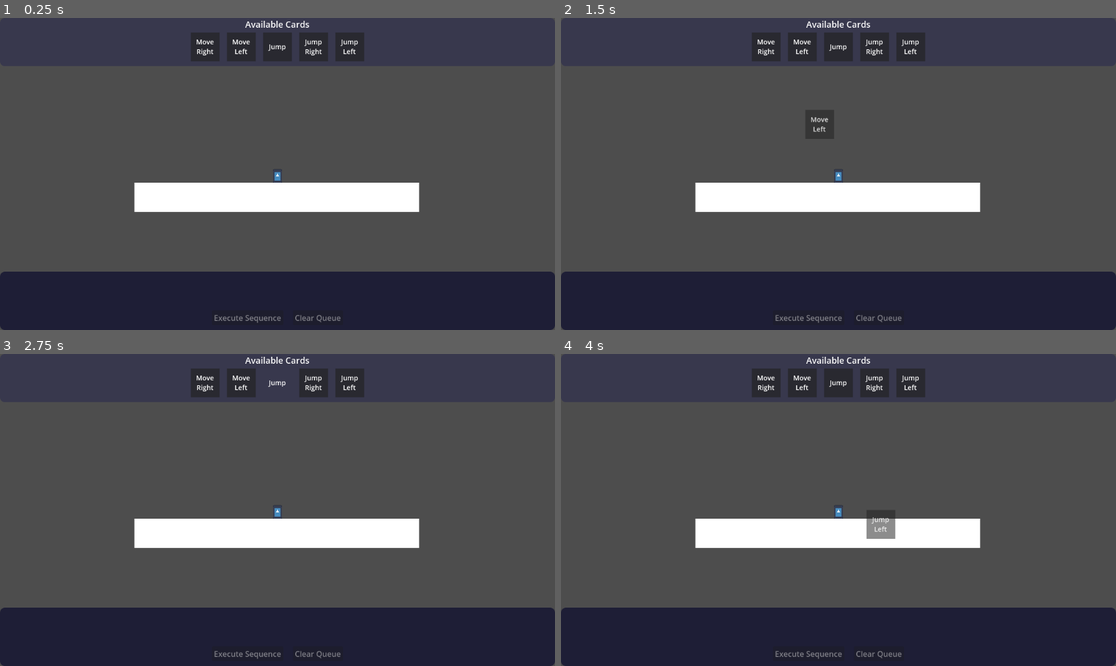
Above: before the commit, frames 1-4 (two rows, left to right).
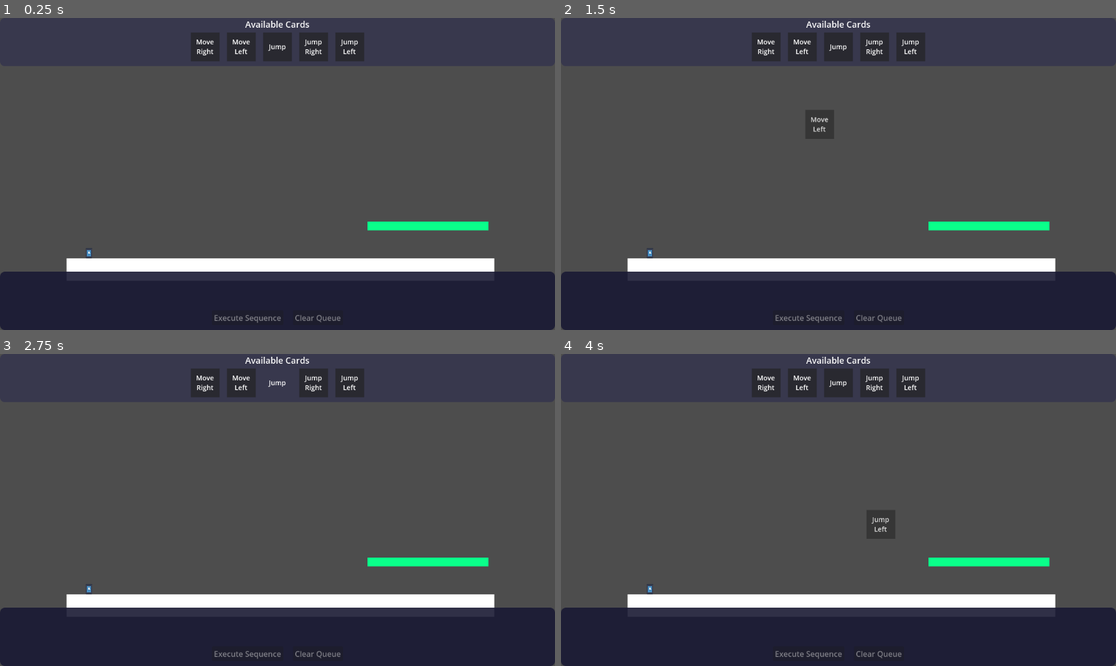
Above: after the commit, the same moments.

Repository: Yuanryan/Rune-Lengend
Game: Godot game, scene res://Scenes/main.tscn
Same seed, same stepped clock (60 frames per second), same inputs: the game is played once before the commit and once after it. The engine's default icon, where the game draws it, is replaced by a stand-in: a white triangle on a blue panel in a dark square.
Inputs (mouse positions are in pixels of both pictures, inside the frame that each line leads up to):
- Up to frame 1 (0.25 s): no input
- Up to frame 2 (1.5 s): tap Enter at 0.5 s; drag from (766, 46) to (894, 105) at 0.52 s; drag from (799, 46) to (810, 236) at 1.27 s
- Up to frame 3 (2.75 s): move the mouse to (277, 382) at 2.02 s; click (277, 382) at 2.17 s
- Up to frame 4 (4 s): tap Space at 2.75 s; drag from (877, 382) to (672, 463) at 2.77 s; drag from (910, 382) to (866, 510) at 3.52 s

The runs differ from the first frame. In frame 1, 8.8% of the frame differs, in the area x 11-90%, y 48-82%; in frame 2, 8.8%; in frame 3, 8.8%; in frame 4, 8.8%.

Commit message:
Created level editing tools

Diff:
--- /dev/null
+++ b/Scenes/LevelEdit/land.tscn
@@ -0,0 +1,10 @@
+[gd_scene load_steps=2 format=3 uid="uid://bn81qjmigxgbl"]
+
+[ext_resource type="Script" uid="uid://bspbmogf57u3v" path="res://Scripts/Level/land_tool.gd" id="1_s5vhh"]
+
+[node name="Land" type="StaticBody2D"]
+script = ExtResource("1_s5vhh")
+
+[node name="Polygon2D" type="Polygon2D" parent="."]
+position = Vector2(0, 128)
+polygon = PackedVector2Array(0, 256, 0, 384, 384, 384, 384, 256)
--- /dev/null
+++ b/Scenes/LevelEdit/land_edit_tool.tscn
@@ -0,0 +1,6 @@
+[gd_scene load_steps=2 format=3 uid="uid://cplrsetwf82ks"]
+
+[ext_resource type="Script" uid="uid://wjxwuo7j2ejx" path="res://Scripts/Level/land_edit_tool.gd" id="1_v7j65"]
+
+[node name="LandEditTool" type="Node2D"]
+script = ExtResource("1_v7j65")
--- a/Scenes/Levels/level_1.tscn
+++ b/Scenes/Levels/level_1.tscn
@@ -1,18 +1,41 @@
-[gd_scene load_steps=2 format=3 uid="uid://dqtphadkel0dl"]
+[gd_scene load_steps=4 format=3 uid="uid://dqtphadkel0dl"]
 
-[sub_resource type="RectangleShape2D" id="RectangleShape2D_seteq"]
-size = Vector2(588, 59)
+[ext_resource type="Script" uid="uid://bfeqcf2b658ki" path="res://Scripts/Level/level.gd" id="1_0x8k9"]
+[ext_resource type="PackedScene" uid="uid://cplrsetwf82ks" path="res://Scenes/LevelEdit/land_edit_tool.tscn" id="2_3mqfk"]
+[ext_resource type="PackedScene" uid="uid://bn81qjmigxgbl" path="res://Scenes/LevelEdit/land.tscn" id="2_4dpyx"]
 
 [node name="Level1" type="Node2D"]
+script = ExtResource("1_0x8k9")
 
-[node name="StaticBody2D" type="StaticBody2D" parent="."]
-collision_mask = 3
+[node name="LandEditTool" parent="." instance=ExtResource("2_3mqfk")]
 
-[node name="CollisionShape2D" type="CollisionShape2D" parent="StaticBody2D"]
-shape = SubResource("RectangleShape2D_seteq")
+[node name="StartingPoint" type="Marker2D" parent="."]
+position = Vector2(-512, 352)
 
-[node name="ColorRect" type="ColorRect" parent="."]
-offset_left = -297.0
-offset_top = -31.0
-offset_right = 294.0
-offset_bottom = 30.0
+[node name="Land" parent="." instance=ExtResource("2_4dpyx")]
+
+[node name="Polygon2D" parent="Land" index="0"]
+polygon = PackedVector2Array(-576, 256, -576, 320, 640, 320, 640, 256)
+
+[node name="CollisionPolygon2D" type="CollisionPolygon2D" parent="Land"]
+position = Vector2(0, 128)
+polygon = PackedVector2Array(-576, 256, -576, 320, 640, 320, 640, 256)
+
+[node name="Land2" parent="." instance=ExtResource("2_4dpyx")]
+position = Vector2(0, 8)
+
+[node name="Polygon2D" parent="Land2" index="0"]
+position = Vector2(240, -72)
+color = Color(0.0392157, 1, 0.545098, 1)
+polygon = PackedVector2Array(40, 344, 40, 368, 384, 368, 384, 344)
+
+[node name="CollisionPolygon2D" type="CollisionPolygon2D" parent="Land2"]
+position = Vector2(240, -72)
+polygon = PackedVector2Array(40, 344, 40, 368, 384, 368, 384, 344)
+
+[node name="Camera2D" type="Camera2D" parent="."]
+position = Vector2(24, 144)
+zoom = Vector2(0.73, 0.73)
+
+[editable path="Land"]
+[editable path="Land2"]
--- a/Scenes/main.tscn
+++ b/Scenes/main.tscn
@@ -1,16 +1,7 @@
-[gd_scene load_steps=4 format=3 uid="uid://d055chr3oqj4h"]
+[gd_scene load_steps=2 format=3 uid="uid://d055chr3oqj4h"]
 
-[ext_resource type="PackedScene" uid="uid://dqtphadkel0dl" path="res://Scenes/Levels/level_1.tscn" id="1_0xm2m"]
-[ext_resource type="PackedScene" uid="uid://cviyl35yedewi" path="res://Scenes/player.tscn" id="1_ig7tw"]
-[ext_resource type="PackedScene" uid="uid://dmavjrcww2c2h" path="res://Scenes/ui.tscn" id="9_ynf5e"]
+[ext_resource type="PackedScene" uid="uid://dmavjrcww2c2h" path="res://Scenes/UI/ui.tscn" id="9_ynf5e"]
 
 [node name="Main" type="Node2D"]
 
-[node name="Player" parent="." instance=ExtResource("1_ig7tw")]
-
-[node name="Level1" parent="." instance=ExtResource("1_0xm2m")]
-position = Vector2(0, 49)
-
-[node name="Camera2D" type="Camera2D" parent="."]
-
 [node name="UI" parent="." instance=ExtResource("9_ynf5e")]
--- /dev/null
+++ b/Scripts/Level/land_edit_tool.gd
@@ -0,0 +1,85 @@
+# LandEditTool.gd
+# 地圖編輯工具，自動檢查所有 LandTool 並批量生成碰撞
+
+@tool
+extends Node
+class_name LandEditTool
+
+var land_tools: Array[LandTool] = []
+
+# 工具按鈕 - 生成所有碰撞
+@export_tool_button("Generate All Collisions", "CollisionPolygon2D") var generate_all_action = generate_all_collisions
+@export_tool_button("Clear All Collisions", "CollisionPolygon2D") var clear_all_action = clear_all_collisions
+
+func _ready() -> void:
+    if Engine.is_editor_hint():
+        land_tools = _find_all_land_tools()
+
+func _get_configuration_warnings() -> PackedStringArray:
+    var warnings: PackedStringArray = []
+
+    # 檢查場景中是否有 LandTool
+    land_tools = _find_all_land_tools()
+    if land_tools.is_empty():
+        warnings.append("場景中沒有找到 LandTool 節點")
+    return warnings
+
+func clear_all_collisions() -> void:
+    if not Engine.is_editor_hint():
+        return
+
+    for land_tool in land_tools:
+        if land_tool.collision_polygon_2d:
+            land_tool.collision_polygon_2d.queue_free()
+
+func _find_all_land_tools() -> Array[LandTool]:
+    # 尋找場景中所有的 LandTool 節點
+    land_tools.clear()
+    for child in owner.get_children():
+        if child is LandTool:
+            land_tools.append(child)
+    return land_tools
+
+func generate_all_collisions() -> void:
+    if not Engine.is_editor_hint():
+        return
+
+    land_tools = _find_all_land_tools()
+    if land_tools.is_empty():
+        push_error("沒有找到 LandTool 節點")
+        return
+
+    var success_count = 0
+    var error_count = 0
+
+    clear_all_collisions()
+    for land_tool in land_tools:
+        if is_instance_valid(land_tool):
+            # 調用每個 LandTool 的生成方法
+            land_tool.generate_collision_shape()
+            success_count += 1
+        else:
+            error_count += 1
+
+    print("批量生成完成：成功 ", success_count, " 個，失敗 ", error_count, " 個")
+
+# 檢查所有 LandTool 的狀態
+func check_all_land_tools() -> void:
+    if not Engine.is_editor_hint():
+        return
+
+    land_tools = _find_all_land_tools()
+    print("=== LandTool 狀態檢查 ===")
+    print("總共找到 ", land_tools.size(), " 個 LandTool 節點")
+
+    for i in range(land_tools.size()):
+        var land_tool = land_tools[i]
+        var polygon = land_tool._find_polygon2d()
+        var has_collision = land_tool.collision_polygon_2d != null
+
+        print("LandTool ", i + 1, ": ", land_tool.name)
+        print("  - Polygon2D: ", "有" if polygon else "無")
+        print("  - 碰撞形狀: ", "有" if has_collision else "無")
+        if polygon:
+            print("  - 多邊形點數: ", polygon.polygon.size())
+        print("")
--- /dev/null
+++ b/Scripts/Level/land_tool.gd
@@ -0,0 +1,62 @@
+@tool
+extends StaticBody2D
+class_name LandTool
+
+@export_tool_button("Generate Collision", "CollisionPolygon2D") var generate_collision_action = generate_collision_shape
+var polygon_2d: Polygon2D = null
+var collision_polygon_2d: CollisionPolygon2D = null
+
+func _ready():
+    if Engine.is_editor_hint():
+        get_parent().set_editable_instance(self, true)
+
+func _get_configuration_warnings() -> PackedStringArray:
+    var warnings: PackedStringArray = []
+
+    # 檢查是否有 Polygon2D 子節點
+    if not _find_polygon2d():
+        warnings.append("LandTool 需要一個 Polygon2D 子節點來生成碰撞形狀")
+
+    return warnings
+
+func _find_polygon2d() -> Polygon2D:
+    # 尋找第一個 Polygon2D 子節點
+    for child in get_children():
+        if child is Polygon2D:
+            set_editable_instance(child, true)
+            return child
+    return null
+
+func _setup_collision() -> void:
+    # 清除現有的 CollisionPolygon2D 節點
+    if collision_polygon_2d and is_instance_valid(collision_polygon_2d):
+        collision_polygon_2d.queue_free()
+
+    # 創建 CollisionPolygon2D
+    collision_polygon_2d = CollisionPolygon2D.new()
+    collision_polygon_2d.name = "CollisionPolygon2D"
+    add_child(collision_polygon_2d)
+    collision_polygon_2d.owner = get_tree().edited_scene_root
+
+
+func generate_collision_shape() -> void:
+    if not Engine.is_editor_hint():
+        return
+
+    polygon_2d = _find_polygon2d()
+    if not polygon_2d:
+        push_error("找不到 Polygon2D 子節點")
+        return
+
+    _setup_collision()
+
+    var points = polygon_2d.polygon
+    if points.size() < 3:
+        push_error("Polygon2D 需要至少 3 個點來生成碰撞形狀")
+        return
+
+    # 設置 CollisionPolygon2D 的位置和點
+    collision_polygon_2d.position = polygon_2d.position
+    collision_polygon_2d.polygon = points
+
+    print("已為 ", polygon_2d.name, " 生成碰撞形狀，包含 ", points.size(), " 個點")
--- /dev/null
+++ b/Scripts/Level/level.gd
@@ -0,0 +1,57 @@
+# Level.gd
+# 關卡類別，負責管理關卡狀態和玩家生成
+@tool
+extends Node2D
+class_name Level
+
+var player: Player = null
+@onready var starting_point: Marker2D = $StartingPoint
+
+func _get_configuration_warnings() -> PackedStringArray:
+    var warnings: PackedStringArray = []
+
+    # 檢查是否有 StartingPoint 子節點
+    if not has_node("StartingPoint"):
+        warnings.append("Level 缺少 Marker2D 子節點 (StartingPoint)")
+    elif not get_node("StartingPoint") is Marker2D:
+        warnings.append("StartingPoint 必須是 Marker2D 節點")
+
+    return warnings
+
+func _ready() -> void:
+    if not starting_point:
+        push_error("Level 缺少 StartingPoint 子節點")
+        return
+
+# 在起始點生成玩家
+func spawn_player(player_scene: PackedScene) -> Player:
+    starting_point = get_node("StartingPoint")
+    print("StartingPoint: ", starting_point)
+    if not starting_point:
+        push_error("無法生成玩家：缺少 StartingPoint")
+        return null
+
+    # 如果已經有玩家，先移除
+    if GameManager.has_player():
+        GameManager.get_player().queue_free()
+
+    # 實例化玩家
+    player = GameManager.player_scene.instantiate()
+    if not player:
+        push_error("無法實例化玩家場景")
+        return null
+
+    # 設置玩家位置
+    player.global_position = starting_point.global_position
+
+    # 將玩家加入場景
+    add_child(player)
+
+    print("玩家已在起始點生成: ", starting_point.global_position)
+    return player
+
+# 獲取起始點位置
+func get_starting_position() -> Vector2:
+    if starting_point:
+        return starting_point.global_position
+    return global_position
--- a/Scripts/game_manager.gd
+++ b/Scripts/game_manager.gd
@@ -5,19 +5,54 @@
 
 # 玩家引用
 var player: Player = null
+# 當前關卡引用
+var current_level: Level = null
+# 玩家場景資源
+const player_scene: PackedScene = preload("uid://cviyl35yedewi")
 
-# 初始化函數
 func _ready() -> void:
-	print("GameManager 已初始化")
+    load_level(preload("uid://dqtphadkel0dl"))
+
+# 載入關卡
+func load_level(level_scene: PackedScene) -> Level:
+    # 清除當前關卡
+    if current_level:
+        current_level.queue_free()
+        current_level = null
+        player = null
+
+    # 載入新關卡
+    current_level = level_scene.instantiate()
+    if not current_level:
+        push_error("無法載入關卡場景")
+        return null
+
+    # 將關卡加入場景樹
+    get_tree().current_scene.add_child(current_level)
+
+    # 生成玩家
+    if player_scene :
+        player = current_level.spawn_player(player_scene)
+
+    print("關卡已載入: ", current_level.name)
+    return current_level
 
 # 設置玩家引用
 func set_player(player_ref: Player) -> void:
-	player = player_ref
+    player = player_ref
 
 # 獲取玩家引用
 func get_player() -> Player:
-	return player
+    return player
+
+# 獲取當前關卡
+func get_current_level() -> Level:
+    return current_level
 
 # 檢查玩家是否存在
 func has_player() -> bool:
-	return player != null
+    return player != null
+
+# 檢查關卡是否已載入
+func has_level() -> bool:
+    return current_level != null
--- a/Scripts/player.gd
+++ b/Scripts/player.gd
@@ -8,7 +8,8 @@
 var _current_action: Action = null
 
 func _ready() -> void:
-    GameManager.set_player(self)
+    # 玩家現在由 Level 負責生成和註冊到 GameManager
+    pass
 
 func _physics_process(delta: float) -> void:
     # 重力
Renamed: Scenes/card_tile.tscn -> Scenes/UI/card_tile.tscn
Renamed: Scenes/ui.tscn -> Scenes/UI/ui.tscn
Not shown, added: Scripts/Level/land_edit_tool.gd.uid
Not shown, added: Scripts/Level/land_tool.gd.uid
Not shown, added: Scripts/Level/level.gd.uid
